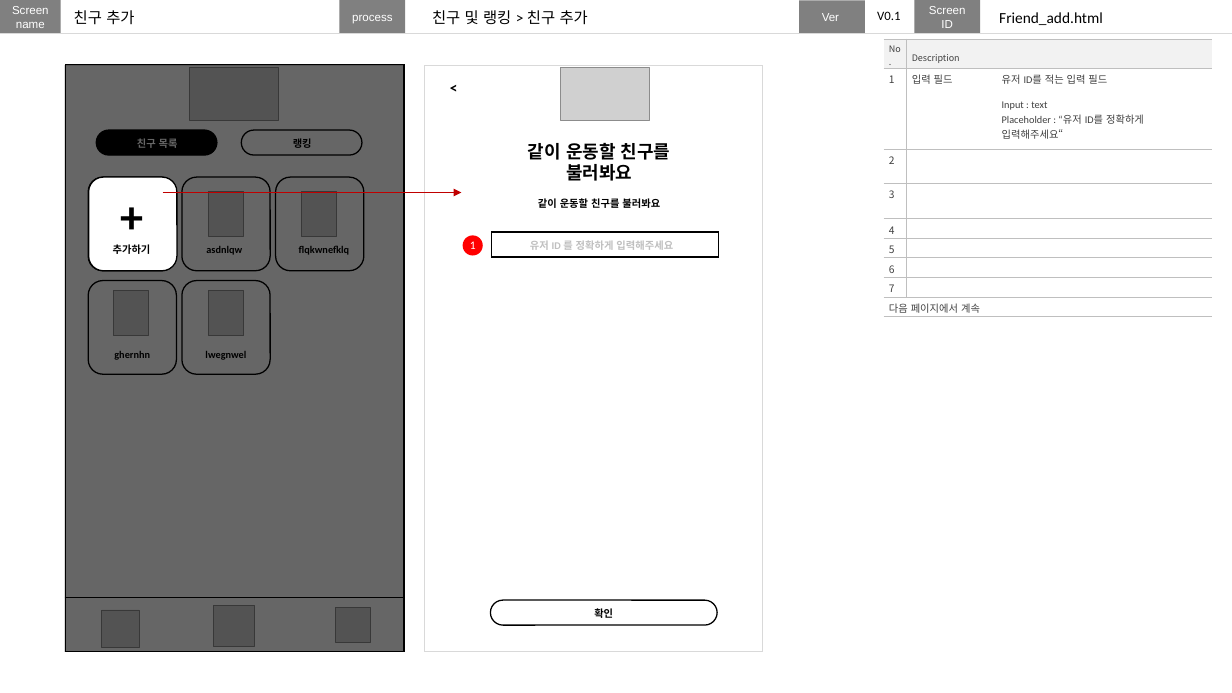
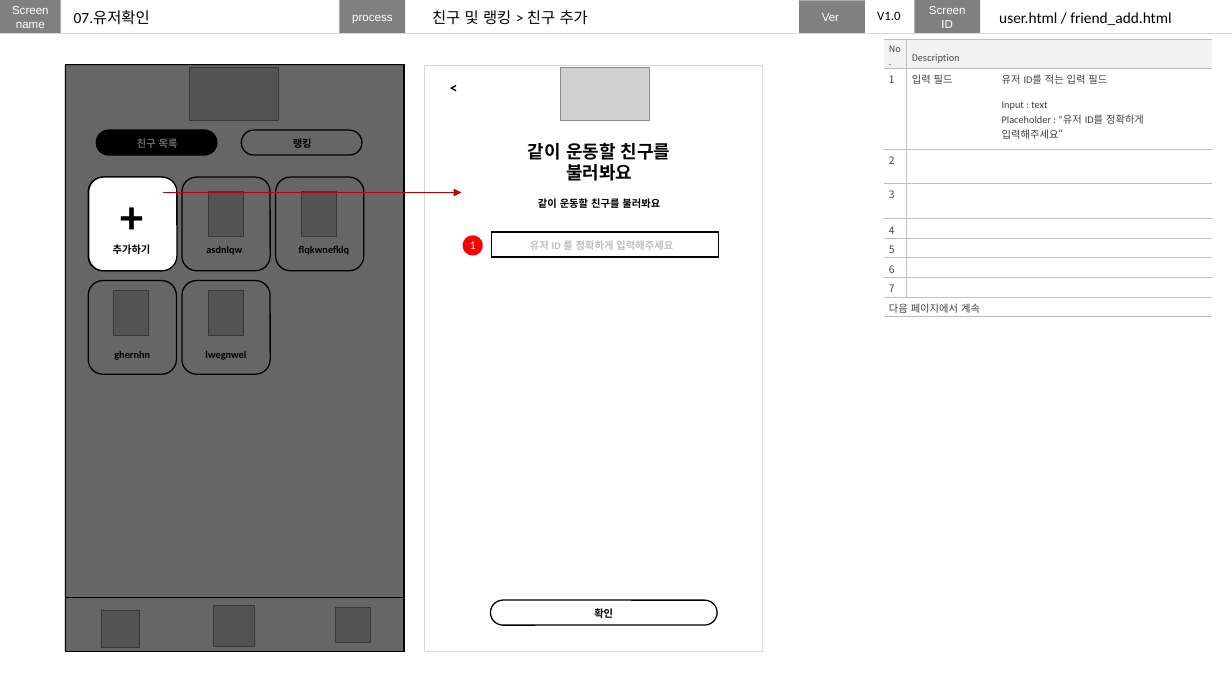
Before and after one commit to nohminkyoung/final_anchovy, a slide deck: slide 27 of plan/finalproject.pptx (slide 32 before the commit). Drawn at 1232x693 pixels with LibreOffice and Linux fonts; fonts in the diff are those of the drawing; grey boxes stand for pictures. Boxes give left, top, right and bottom in pixels: in the first picture for what was removed or moved away, otherwise in the second. Text is boxed around its words. In the diff, an @@ line names an element or a change of style, - is before the commit and + after.

```diff
--- a/plan/finalproject.pptx
+++ b/plan/finalproject.pptx
@@ text removed at [74,10,134,25] @@
-친구 추가
@@ text added at [74,10,150,25], 12 pt, text #000000 @@
+07.유저확인
@@ text at [877,11,900,20]: text changed @@
-V0.1
+V1.0
@@ text at [999,12,1171,25]: text changed @@
-Friend_add.html
+user.html / friend_add.html
```
Also in this commit, not shown: 29 other slides changed, 7 slides added, 9 slides removed.
